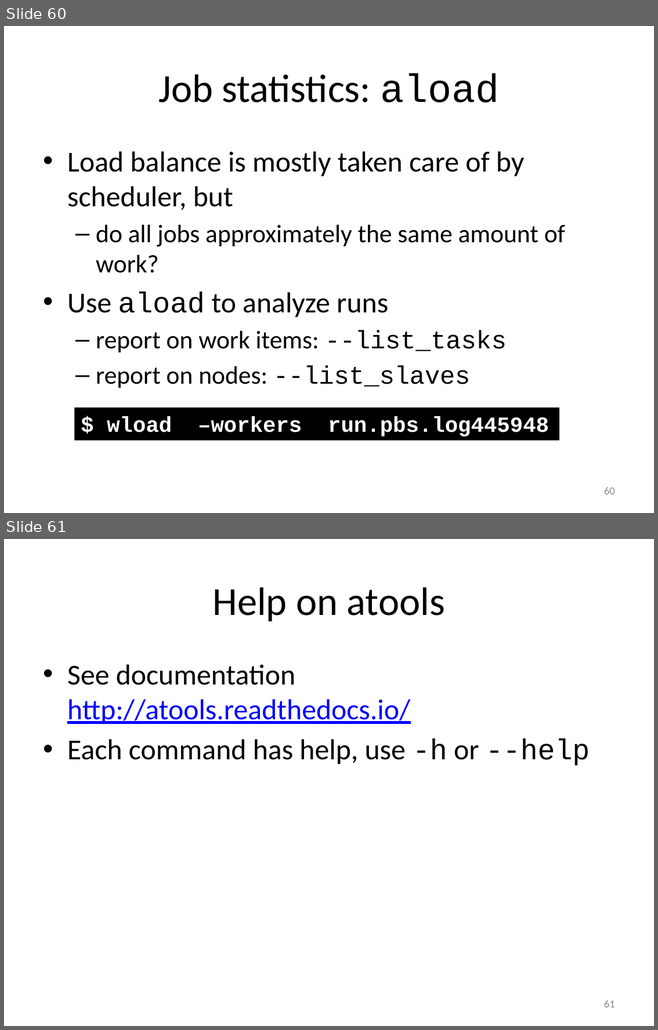
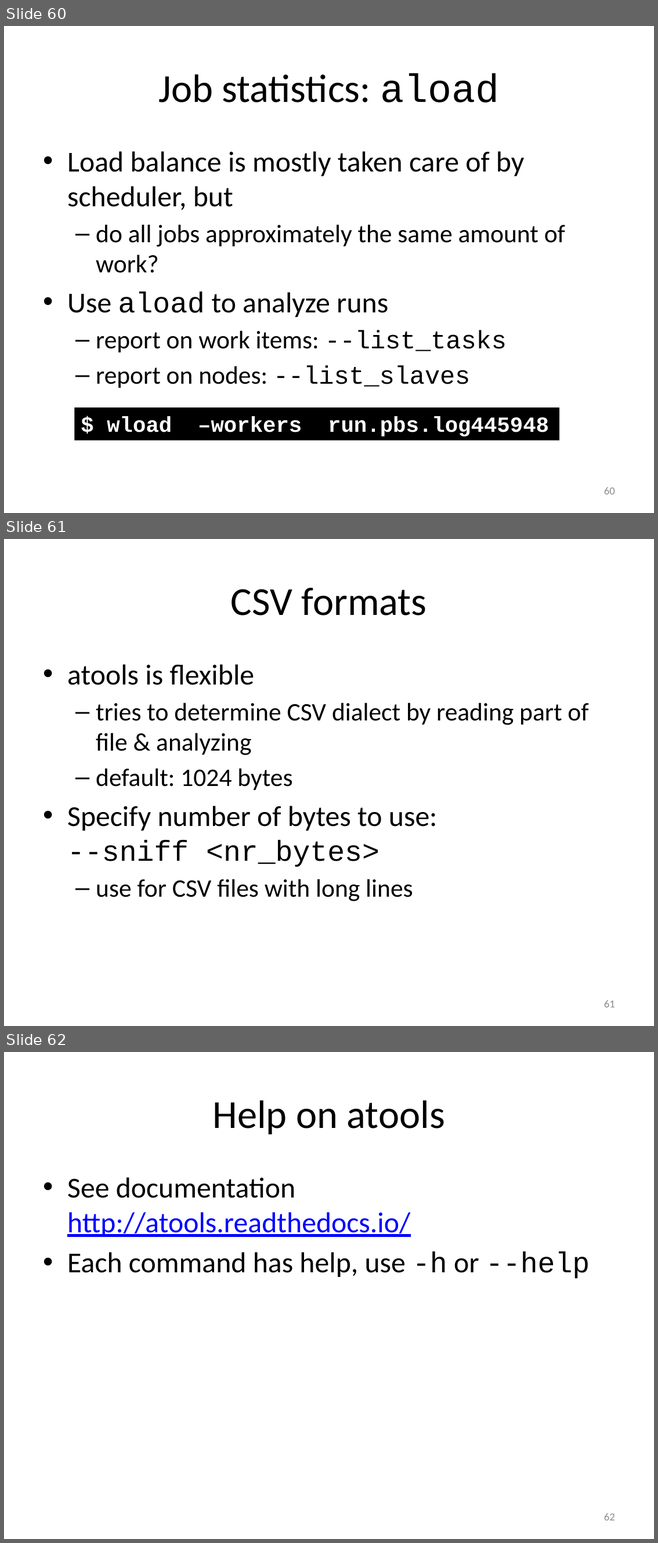
Before and after one commit to gjbex/training-material, a slide deck: Misc/worker_atools.pptx. Shown one above the other, each under a label of ours: slides 60 and 61 before the commit, slides 60, 61 and 62 after it. The pictures are 658x1030 and 658x1543 pixels, drawn with LibreOffice and Linux fonts; fonts in the diff are those of the drawing. Boxes give left, top, right and bottom in pixels: in the first picture for what was removed or moved away, otherwise in the second. Text is boxed around its words. In the diff, an @@ line names an element or a change of style, - is before the commit and + after.

```diff
--- a/Misc/worker_atools.pptx
+++ b/Misc/worker_atools.pptx
@@ slide 61 added at <box>4,539,654,1026</box>, background #FFFFFF @@
@@ title added at <box>231,588,427,616</box>, 44 pt, text #000000 @@
+CSV formats
@@ text added at <box>67,664,588,901</box>, 28 pt, text #000000 @@
+• atools is flexible
+  – tries to determine CSV dialect by reading part of file & analyzing
+  – default: 1024 bytes
+• Specify number of bytes to use:
+  --sniff <nr_bytes>
+  – use for CSV files with long lines
@@ page number added at <box>604,1000,615,1008</box>, 12 pt, text #8C8C8C @@
+61
@@ what was slide 61 is now slide 62 @@
@@ page number at <box>604,1513,615,1521</box>: text changed @@
-61
+62
```
Also in this commit, not shown: 6 slides changed.
